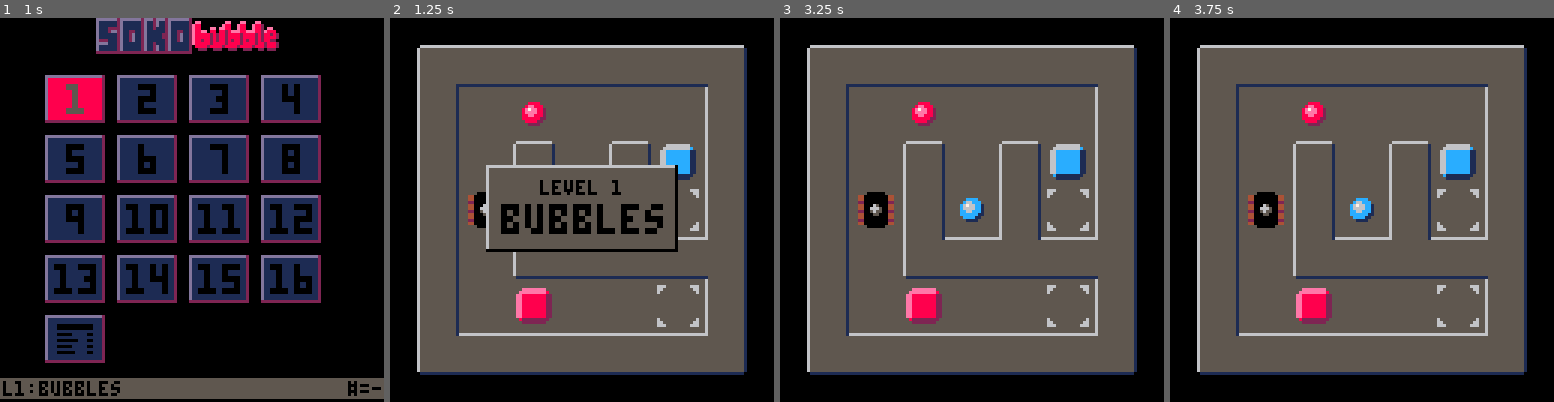
Above: before the commit, frames 1-4 (left to right).
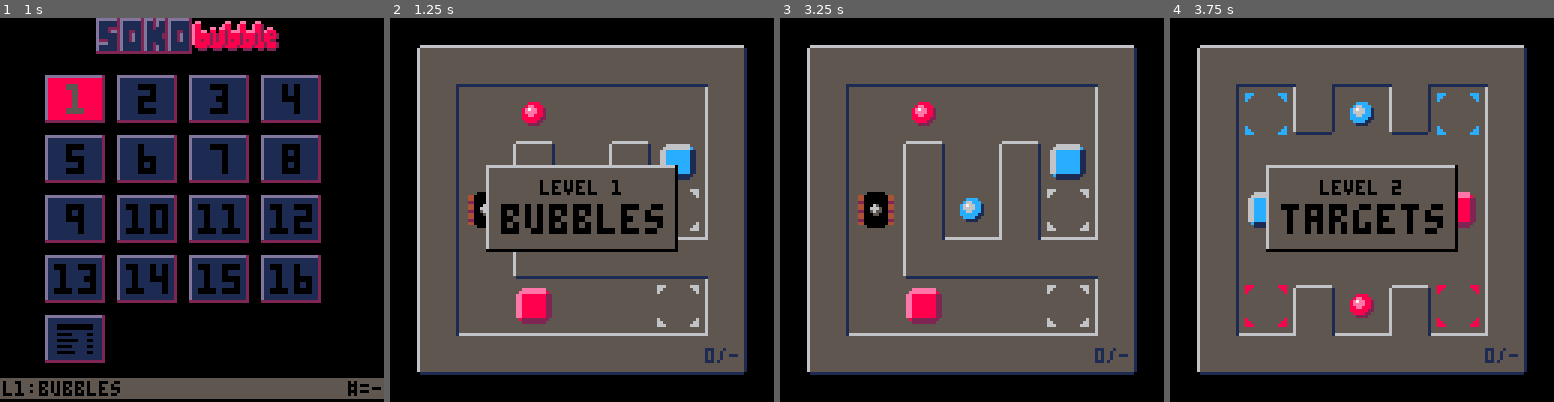
Above: after the commit, the same moments.

Repository: erwinbonsma/SokoBubbleP8
Game: PICO-8 cartridge sokobubble.p8
The game is run twice, just before and just after one commit, with the same random seed, the same clock (stepped at 60 frames per second) and the same inputs.
Inputs:
- Up to frame 1 (1 s): tap X (X key) at 0.33 s; tap O (Z key) at 0.7 s
- Up to frame 2 (1.25 s): tap X (X key) at 1.07 s
- Up to frame 3 (3.25 s): hold Right 1.6-2.1 s; tap O (Z key) every 0.4 s from 1.7 to 2.9 s; tap X (X key) at 1.85, 2.97 s; hold Up 2.15-2.42 s; hold Right 2.47-3.03 s; hold Left from 3.08 s (still down)
- Up to frame 4 (3.75 s): tap O (Z key) at 3.3, 3.7 s; release Left at 3.58 s; hold Down from 3.63 s (still down)

Frame 1 is identical in both runs. In frame 2, 0.1% of the frame differs, in the area x 82-91%, y 85-90%; in frame 3, 0.1%; in frame 4, 11%, in the area x 19-91%, y 17-90%.

Commit message:
Show move count again

Diff:
--- a/sokobubble.p8
+++ b/sokobubble.p8
@@ -31,11 +31,13 @@
 },{
  name="espresso",
  mapdef={36,8,8,7},
- id=7
+ id=7,
+ score_dx=-16
 },{
  name="enclosed",
  mapdef={48,0,8,8},
- id=8
+ id=8,
+ score_dx=-8
 },{
  name="swap 2",
  mapdef={21,8,8,7},
@@ -43,7 +45,8 @@
 },{
  name="coffee",
  mapdef={59,8,8,7},
- id=16
+ id=16,
+ score_dx=-8
 },{
  name="rgb",
  mapdef={56,0,8,8},
@@ -55,7 +58,8 @@
 },{
  name="skull",
  mapdef={80,0,8,8},
- id=15
+ id=15,
+ score_dx=-24
 },{
  name="squares",
  mapdef={8,0,8,8},
@@ -63,11 +67,13 @@
 },{
  name="center",
  mapdef={40,0,8,8},
- id=14
+ id=14,
+ score_dx=-16
 },{
  name="cross",
  mapdef={24,0,8,8},
- id=13
+ id=13,
+ score_dx=-8
 },{
 -- name="wip-rgb-2",
 -- mapdef={64,0,8,8}
@@ -79,7 +85,8 @@
  mapdef={0,15,7,6},
  id=99,
  ini_bubble=1,
- no_floor=true
+ no_floor=true,
+ score_dx=99,
 },
 --{
 -- name="wip-rgb-2",
@@ -144,29 +151,15 @@
  end
 end
 
-function draw_level_info(
- lvl_idx,y,score
+function score_str(
+ lvl_idx,score
 )
- rectfill(0,y,127,y+6,5)
-
- if (
-  lvl_idx==#level_defs
-  and score==nil
- ) then
-  print("stats",1,y+1,0)
-  return
- end
-
- print(
-  "l"..lvl_idx..":"
-  ..level_defs[lvl_idx].name,
-  1,y+1,0
- )
-
- local s="#="
- if score then
+ local s=""
+
+ if score!=nil then
   s..=score.."/"
  end
+
  local hi=stats:get_hi(lvl_idx)
  if hi>0 then
   s..=hi
@@ -174,6 +167,28 @@
   s..="-"
  end
 
+ return s
+end
+
+function draw_level_info(
+ lvl_idx,y
+)
+ rectfill(0,y,127,y+6,5)
+
+ if (
+  lvl_idx==#level_defs
+ ) then
+  print("stats",1,y+1,0)
+  return
+ end
+
+ print(
+  "l"..lvl_idx..":"
+  ..level_defs[lvl_idx].name,
+  1,y+1,0
+ )
+
+ local s="#="..score_str(lvl_idx)
  print(s,128-#s*4,y+1,0)
 end
 
@@ -1058,6 +1073,14 @@
  o.nrows=lvl_def.mapdef[4]
  o.sx0=64-8*o.ncols
  o.sy0=64-8*o.nrows
+ o.score_x=(
+  61+8*o.ncols
+  +(lvl_def.score_dx or 0)
+ )
+ o.score_y=(
+  54+8*o.nrows
+  +(lvl_def.score_dy or 0)
+ )
  o.lvl_def=lvl_def
 
  o.id=level_id(lvl_index)
@@ -1190,6 +1213,18 @@
  end
 end
 
+function level:_draw_score(game)
+ local s=score_str(
+  self.idx,game.mov_cnt
+ )
+ print(
+  s,
+  self.score_x-#s*4,
+  self.score_y,
+  1
+ )
+end
+
 function level:_draw_boxes(game)
  for box in all(game.boxes) do
   local c
@@ -1245,6 +1280,7 @@
  end
  self:_draw_floor(game)
  self:_draw_walls()
+ self:_draw_score(game)
  self:_draw_boxes(game)
  self:_draw_bubbles()
  pal()
@@ -1503,12 +1539,12 @@
    self.anim=nil
   end
  elseif btnp(🅾️) then
-  --start_level(
-  -- lvl.idx%#level_defs+1
+  start_level(
+   lvl.idx%#level_defs+1
+  )
+  --self.anim=animate_level_done(
+  -- self.mov_cnt,new_hi
   --)
-  self.anim=animate_level_done(
-   self.mov_cnt,new_hi
-  )
  else
   self.player:update(self)
 
